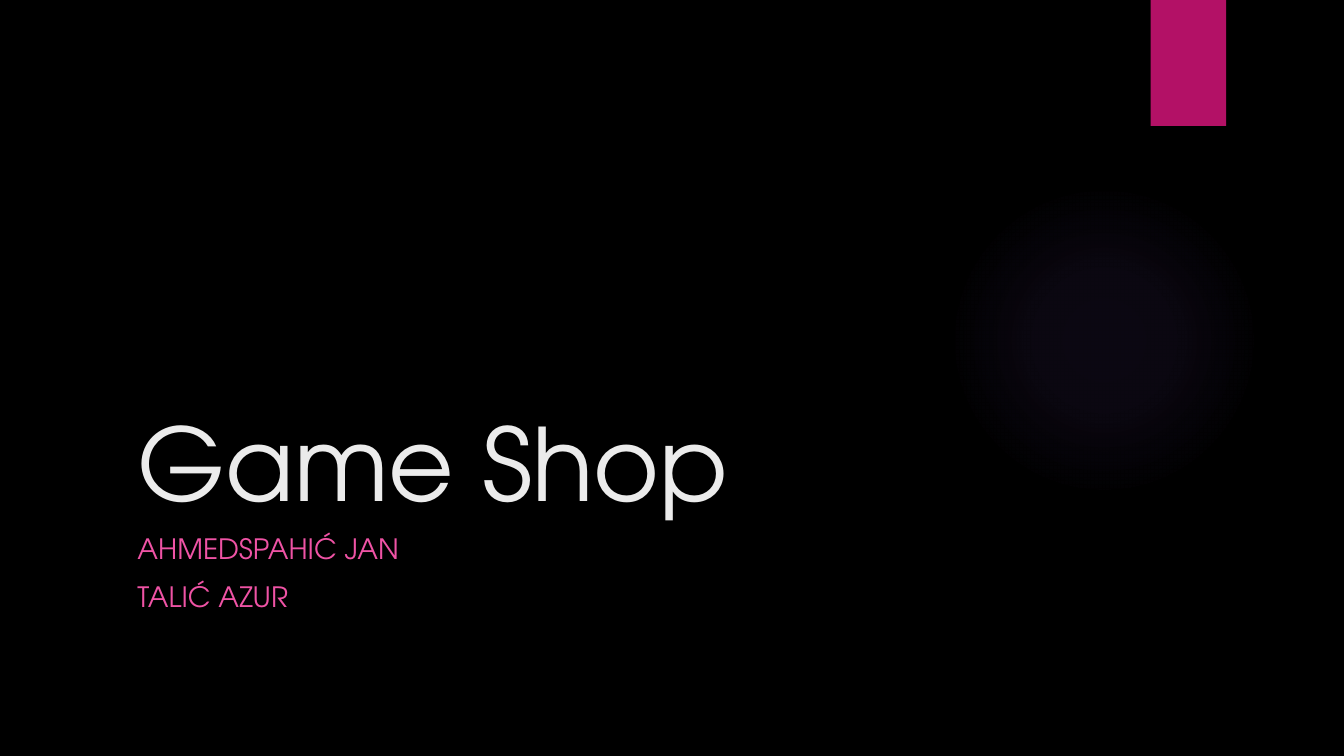
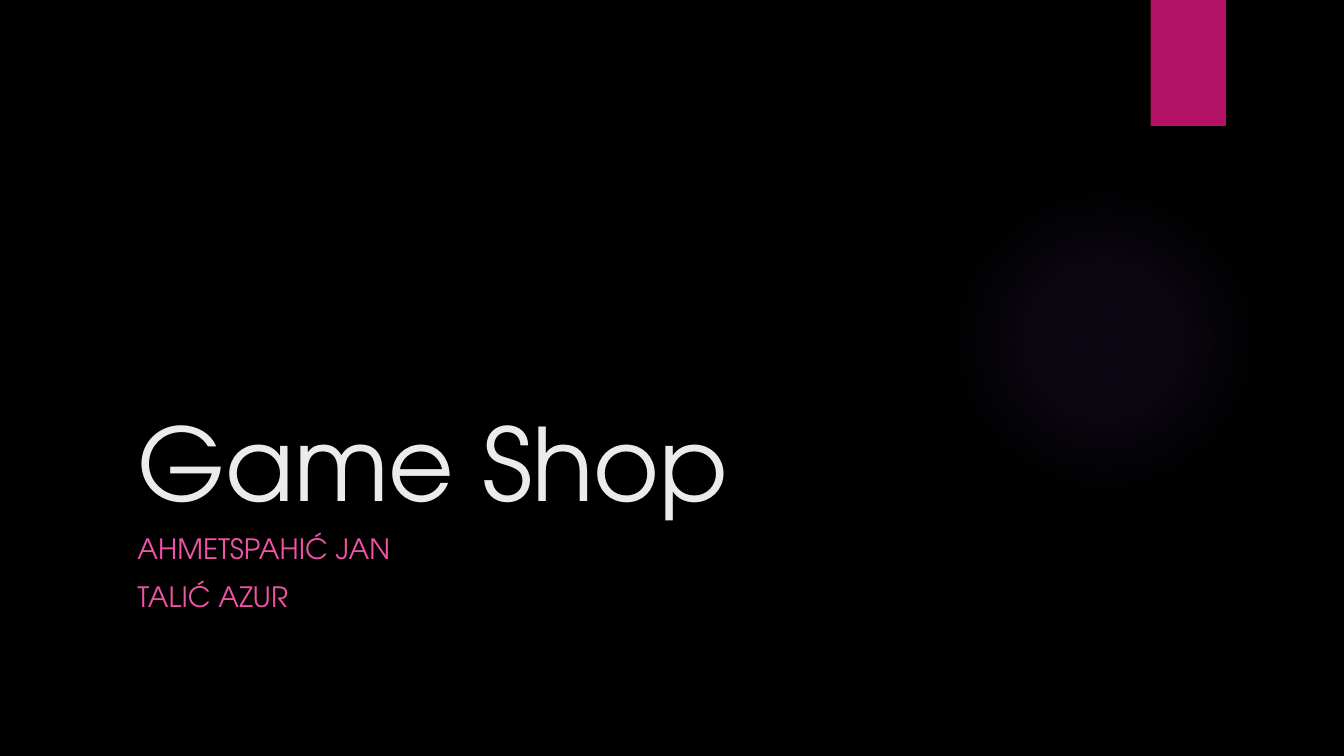
Before and after one commit to ooad-2016-2017/Tim19-PraiseTheSun, a slide deck: slide 1 of Game_Shop.pptx. Drawn at 1344x756 pixels with LibreOffice and Linux fonts; fonts in the diff are those of the drawing; background and template pictures are left out. Boxes give left, top, right and bottom in pixels: in the first picture for what was removed or moved away, otherwise in the second. Text is boxed around its words. In the diff, an @@ line names an element or a change of style, - is before the commit and + after.

```diff
--- a/Game_Shop.pptx
+++ b/Game_Shop.pptx
@@ subtitle at bbox=[137, 532, 390, 560]: text changed @@
-AHMEDSPAHIĆ JAN
+AHMETSPAHIĆ JAN
```
Also in this commit, not shown: 7 other slides changed, 1 slide added.
